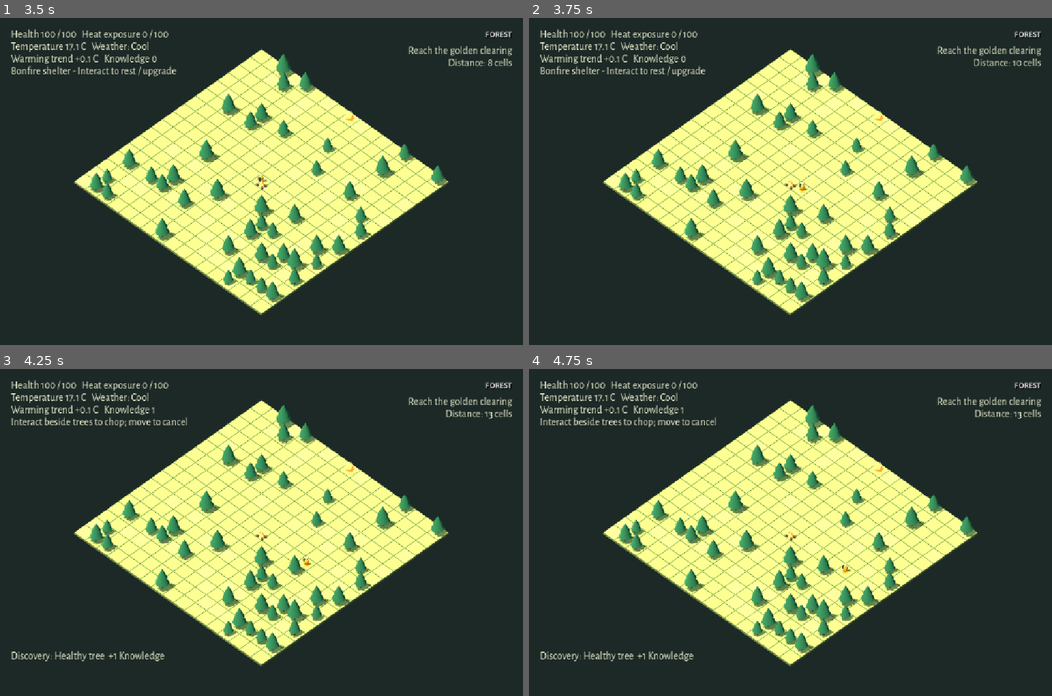
Above: before the commit, frames 1-4 (two rows, left to right).
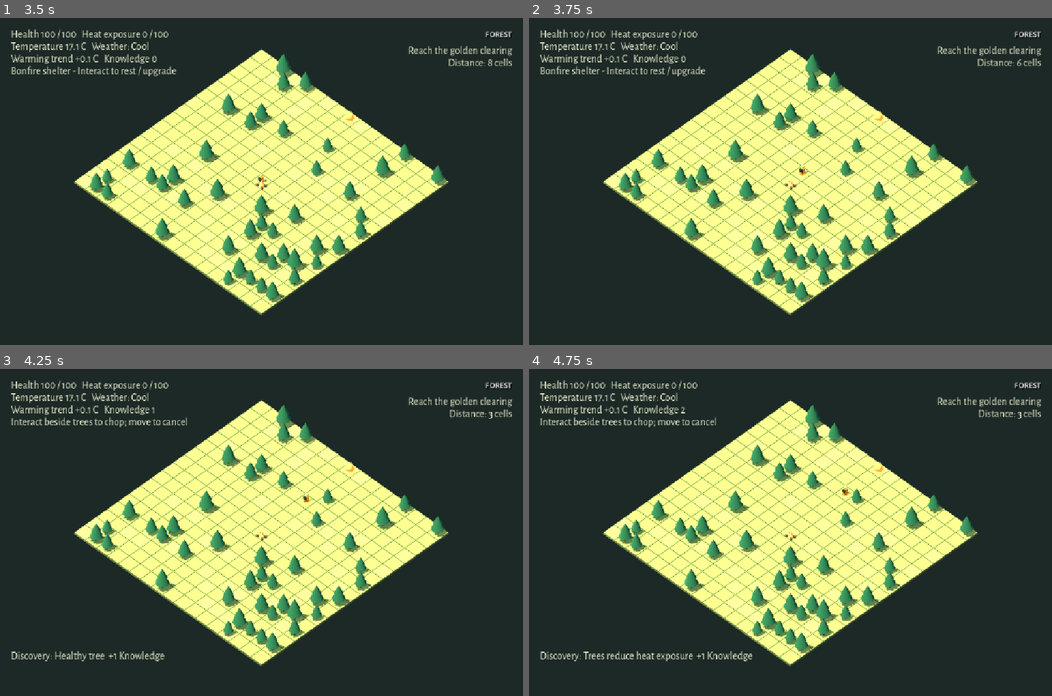
Above: after the commit, the same moments.

Repository: emir-masinovic/gameup-2026-nihilists
Game: Godot game, scene res://features/menus/main_menu.tscn
Same seed, same stepped clock (60 frames per second), same inputs: the game is played once before the commit and once after it.
Inputs (mouse positions are in pixels of both pictures, inside the frame that each line leads up to):
- Up to frame 1 (3.5 s): click "New Game" at 0.5 s; tap Enter (ui_accept) at 1.25, 1.52, 1.82, 2.75 s; move the mouse to (376, 165) at 1.27 s; hold D (move_east) 1.28-2 s; hold E (interact) 1.28-2 s; click (376, 165) at 1.42 s; tap K at 1.55 s; click "Return to forest" at 2 s; drag from (156, 197) to (235, 246) at 2.77 s
- Up to frame 2 (3.75 s): move the mouse to (842, 109) at 3.52 s; hold D (move_east) from 3.53 s (still down); tap I at 3.6 s; click (842, 109) at 3.67 s
- Up to frame 3 (4.25 s): keep holding D (move_east); tap Enter (ui_accept) at 3.8 s
- Up to frame 4 (4.75 s): release D (move_east) at 4.25 s; drag from (764, 597) to (633, 483) at 4.27 s

Frame 1 is identical in both runs. In frame 2, 0.2% of the frame differs, in the area x 51-95%, y 12-54%; in frame 3, 0.2%; in frame 4, 0.6%, in the area x 10-94%, y 11-90%.

Commit message:
fix: align grid movement with camera orientation

Diff:
--- a/features/player/grid_player.gd
+++ b/features/player/grid_player.gd
@@ -1,15 +1,19 @@
 extends Node3D
 signal cell_entered(cell: Vector2i)
+const CARDINAL_DIRECTIONS = [Vector2i.UP, Vector2i.RIGHT, Vector2i.DOWN, Vector2i.LEFT]
+const INPUT_ALIGNMENT_HYSTERESIS = 0.08
 var facing = Vector2i.UP
 var cell = Vector2i.ZERO
 var grid: RefCounted
 var moving = false
 var move_tween: Tween
+var _screen_directions: Dictionary = {}
 
 func configure(data: RefCounted):
 	grid = data
 	cell = grid.start
 	position = grid.world_position(cell)
+	_screen_directions.clear()
 
 func _process(_delta):
 	if moving or grid == null:
@@ -24,7 +28,44 @@
 	elif Input.is_action_pressed("move_east"):
 		direction = Vector2i.RIGHT
 	if direction != Vector2i.ZERO:
-		try_move(direction)
+		try_move(screen_direction_to_grid(direction))
+
+func screen_direction_to_grid(screen_direction: Vector2i) -> Vector2i:
+	if abs(screen_direction.x) + abs(screen_direction.y) != 1:
+		return Vector2i.ZERO
+	var camera = get_viewport().get_camera_3d()
+	if camera == null or grid == null:
+		return screen_direction
+	var origin: Vector3 = get_parent().to_global(grid.world_position(cell))
+	var screen_origin = camera.unproject_position(origin)
+	var projected: Dictionary = {}
+	var longest = 0.0
+	for direction in CARDINAL_DIRECTIONS:
+		var target: Vector3 = get_parent().to_global(grid.world_position(cell + direction))
+		var step = camera.unproject_position(target) - screen_origin
+		projected[direction] = step
+		longest = maxf(longest, step.length())
+	# At a horizontal view one grid axis can vanish. Do not normalize its
+	# floating-point residue into an apparently perfect screen direction.
+	var minimum_length = maxf(0.00001, longest * 0.0001)
+	var scores: Dictionary = {}
+	var best_direction = screen_direction
+	var best_score = -INF
+	for direction in CARDINAL_DIRECTIONS:
+		var step: Vector2 = projected[direction]
+		if not step.is_finite() or step.length() <= minimum_length:
+			continue
+		var score = step.normalized().dot(Vector2(screen_direction))
+		scores[direction] = score
+		# Fixed cardinal iteration order resolves exact ties reproducibly.
+		if score > best_score + 0.000001:
+			best_score = score
+			best_direction = direction
+	var previous: Vector2i = _screen_directions.get(screen_direction, Vector2i.ZERO)
+	if scores.has(previous) and scores[previous] >= 0.0 and best_score - scores[previous] <= INPUT_ALIGNMENT_HYSTERESIS:
+		best_direction = previous
+	_screen_directions[screen_direction] = best_direction
+	return best_direction
 
 func try_move(direction: Vector2i) -> bool:
 	if moving or grid == null or abs(direction.x) + abs(direction.y) != 1:
--- a/tests/grid_world_test.gd
+++ b/tests/grid_world_test.gd
@@ -36,14 +36,15 @@
 	check(player.cell == world.grid.start and world.grid.traversable(player.cell), "Actual player spawn")
 	check(world.get_node("Terrain").get_child_count() == 289, "Bounded rendered map")
 	check(world.get_node("Vegetation").get_child_count() > 0, "Forest populated")
-	check(world.get_node("CameraRig/Camera3D").projection == Camera3D.PROJECTION_ORTHOGONAL, "Orthographic camera")
+	check(world.get_node("CameraRig/Camera3D").projection == (Camera3D.PROJECTION_ORTHOGONAL if root.get_node("SettingsManager").camera_projection == "Orthographic" else Camera3D.PROJECTION_PERSPECTIVE), "Configured camera projection")
 	check(not player.try_move(Vector2i(1, 1)), "Reject diagonal movement")
 	var start = player.cell
+	var mapped_north = player.screen_direction_to_grid(Vector2i.UP)
 	Input.action_press("move_north")
 	await process_frame
 	await process_frame
 	Input.action_release("move_north")
-	check(player.cell == start + Vector2i.UP, "InputMap action moves player")
+	check(player.cell == start + mapped_north, "InputMap action moves player relative to camera")
 	check(not player.try_move(Vector2i.RIGHT), "Reject overlapping step")
 	flow.open_pause()
 	var paused_position = player.position
@@ -75,6 +76,7 @@
 	settings.apply_settings()
 	player.cell = world.grid.start
 	player.position = world.grid.world_position(player.cell)
+	var mapped_south = player.screen_direction_to_grid(Vector2i.DOWN)
 	var key = InputEventKey.new()
 	key.physical_keycode = KEY_K
 	key.pressed = true
@@ -83,7 +85,7 @@
 	await process_frame
 	key.pressed = false
 	Input.parse_input_event(key)
-	check(player.cell == world.grid.start + Vector2i.DOWN, "Remapped physical key moves player")
+	check(player.cell == world.grid.start + mapped_south, "Remapped physical key moves player relative to camera")
 	await create_timer(0.25).timeout
 	settings.bindings = old_bindings
 	settings.apply_settings()
--- /dev/null
+++ b/tests/movement_camera_test.gd
@@ -0,0 +1,112 @@
+extends SceneTree
+
+var checks = 0
+var failures = 0
+const CARDINALS = [Vector2i.UP, Vector2i.RIGHT, Vector2i.DOWN, Vector2i.LEFT]
+
+func check(value: bool, message: String):
+	checks += 1
+	if not value:
+		failures += 1
+		push_error(message)
+
+func _initialize():
+	call_deferred("run")
+
+func orient(camera: Camera3D, yaw: float, pitch: float):
+	camera.basis = Basis(Vector3.UP, yaw) * Basis(Vector3.RIGHT, -pitch)
+	camera.position = camera.basis.z * 60.0
+
+func run():
+	var stage = Node3D.new()
+	root.add_child(stage)
+	var camera = Camera3D.new()
+	stage.add_child(camera)
+	camera.current = true
+	camera.size = 42.0
+	camera.fov = 55.0
+	var grid = load("res://features/levels/forest/grid_data.gd").new()
+	grid.generate(2026)
+	var player = load("res://features/player/grid_player.gd").new()
+	var body = Node3D.new()
+	body.name = "Body"
+	player.add_child(body)
+	stage.add_child(player)
+	player.configure(grid)
+	player.set_process(false)
+	await process_frame
+	var entered: Array[Vector2i] = []
+	player.cell_entered.connect(func(value: Vector2i): entered.append(value))
+	# Score independently from real camera projection, including positions away
+	# from the pivot where perspective does not preserve opposing screen axes.
+	for projection in [Camera3D.PROJECTION_ORTHOGONAL, Camera3D.PROJECTION_PERSPECTIVE]:
+		camera.projection = projection
+		for yaw in [0.0, 0.37, PI / 4.0, PI / 2.0, 2.5, PI, 4.2, 5.9]:
+			for pitch in [0.0, 0.000001, -0.000001, 0.3, PI / 4.0, PI / 2.0, PI / 2.0 + 0.000001, 2.3, PI, 3.9, PI * 1.5, TAU]:
+				orient(camera, yaw, pitch)
+				for offset in [Vector2i.ZERO, Vector2i(3, 2), Vector2i(-2, -3)]:
+					player.cell = grid.start + offset
+					player.position = grid.world_position(player.cell)
+					var origin = camera.unproject_position(player.global_position)
+					var steps: Dictionary = {}
+					var longest = 0.0
+					for direction in CARDINALS:
+						var step = camera.unproject_position(stage.to_global(grid.world_position(player.cell + direction))) - origin
+						steps[direction] = step
+						longest = maxf(longest, step.length())
+					for requested in CARDINALS:
+						var mapped: Vector2i = player.screen_direction_to_grid(requested)
+						check(CARDINALS.has(mapped), "Camera mapping always cardinal")
+						var best_score = -INF
+						for direction in CARDINALS:
+							if steps[direction].length() > maxf(0.00001, longest * 0.0001):
+								best_score = maxf(best_score, steps[direction].normalized().dot(Vector2(requested)))
+						var score: float = steps[mapped].normalized().dot(Vector2(requested))
+						check(best_score - score <= 0.08001 and score >= -0.00001, "Projected step follows requested screen direction within hysteresis")
+						check(steps[mapped].length() > maxf(0.00001, longest * 0.0001), "Collapsed projected axis is excluded")
+		# Exercise actual InputMap movement and the original world-space API.
+		for pitch in [PI / 4.0, -PI / 4.0, PI / 2.0, PI * 1.5, 0.0]:
+			orient(camera, 0.37, pitch)
+			for index in range(4):
+				player.cell = grid.start
+				player.position = grid.world_position(player.cell)
+				var expected: Vector2i = player.screen_direction_to_grid(CARDINALS[index])
+				var action = ["move_north", "move_east", "move_south", "move_west"][index]
+				var before = entered.size()
+				Input.action_press(action)
+				player._process(0.0)
+				Input.action_release(action)
+				check(player.cell == grid.start + expected and player.facing == expected, "Input moves and faces mapped passable neighbor")
+				check(entered.size() == before + 1 and entered.back() == player.cell, "Mapped step emits exactly one cell entry")
+				check(not player.try_move(Vector2i.UP), "Mapped movement still rejects overlapping steps")
+				player.move_tween.kill()
+				player.moving = false
+	# A small orbit around a tie retains the preceding axis; a clear lead switches.
+	camera.projection = Camera3D.PROJECTION_ORTHOGONAL
+	player.cell = grid.start
+	player.position = grid.world_position(player.cell)
+	player._screen_directions.clear()
+	orient(camera, 0.0, PI / 2.0)
+	var previous: Vector2i = player.screen_direction_to_grid(Vector2i.UP)
+	orient(camera, deg_to_rad(47.0), PI / 2.0)
+	check(player.screen_direction_to_grid(Vector2i.UP) == previous, "Small tie crossing retains movement axis")
+	orient(camera, deg_to_rad(51.0), PI / 2.0)
+	check(player.screen_direction_to_grid(Vector2i.UP) != previous, "Clear alignment advantage changes movement axis")
+	player._screen_directions.clear()
+	orient(camera, PI / 4.0, PI / 2.0)
+	var first_tie: Vector2i = player.screen_direction_to_grid(Vector2i.UP)
+	player._screen_directions.clear()
+	check(player.screen_direction_to_grid(Vector2i.UP) == first_tie, "Fresh exact tie resolves deterministically")
+	check(player.screen_direction_to_grid(Vector2i(1, 1)) == Vector2i.ZERO, "Mapping rejects diagonal input")
+	check(not player.try_move(Vector2i(1, 1)), "World API still rejects diagonals")
+	var blocked = grid.start + Vector2i.UP
+	grid.cells[blocked.y * grid.SIZE + blocked.x].tree = true
+	var before = entered.size()
+	check(not player.try_move(Vector2i.UP) and entered.size() == before, "Blocked world step emits no entry")
+	check(player.try_move(Vector2i.DOWN), "World cardinal API remains camera independent")
+	await create_timer(0.25).timeout
+	check(not player.moving and player.position.is_equal_approx(grid.world_position(player.cell)), "Mapped movement preserves cell tween completion")
+	stage.queue_free()
+	await process_frame
+	print("MOVEMENT CAMERA: ", checks, " checks, ", failures, " failures")
+	quit(0 if failures == 0 else 1)
Not shown, added: tests/movement_camera_test.gd.uid
